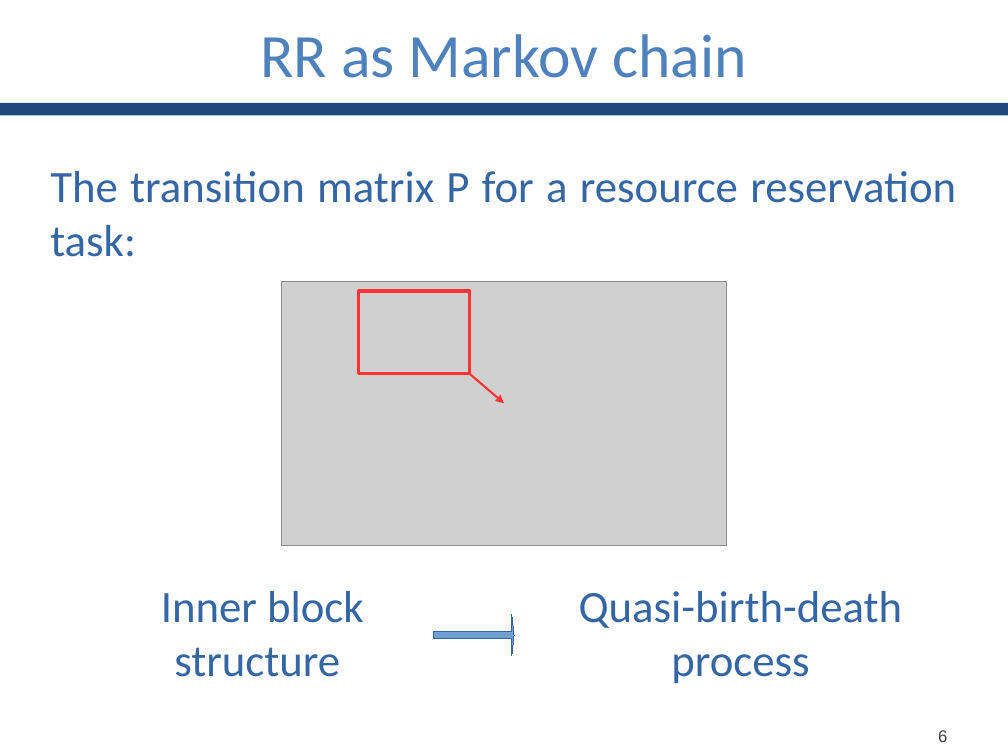
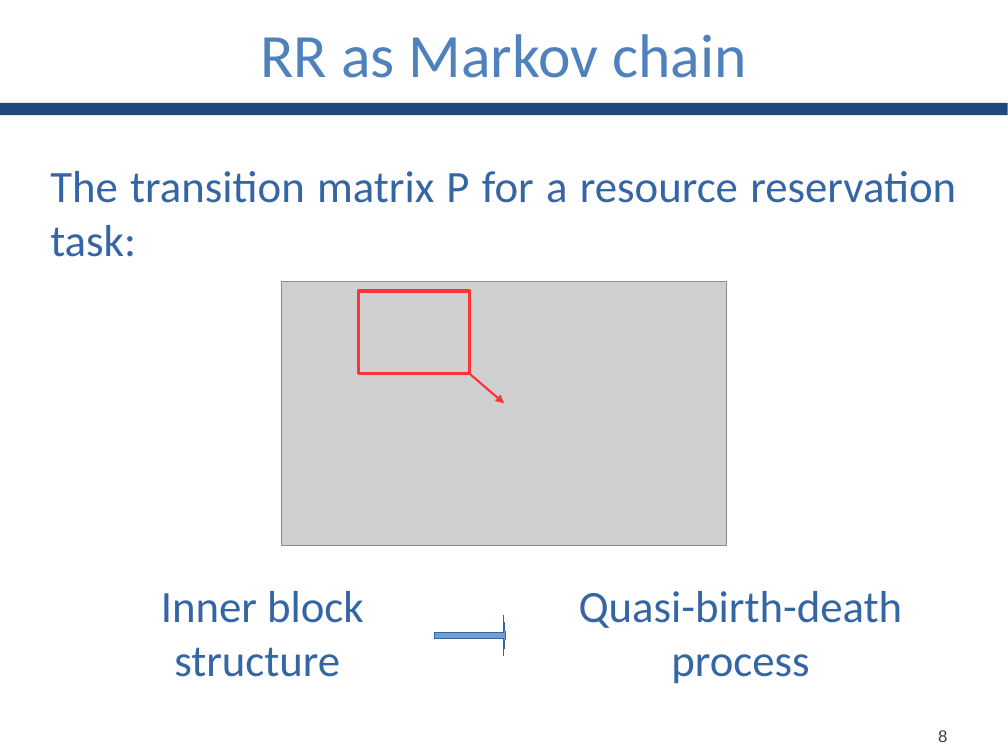
Before and after one commit to GianlucaBortoli/bachelorThesis, a slide deck: slide 9 of slides/slides.pptx (slide 7 before the commit). Drawn at 1008x756 pixels with LibreOffice and Linux fonts; fonts in the diff are those of the drawing; grey boxes stand for pictures. Boxes give left, top, right and bottom in pixels: in the first picture for what was removed or moved away, otherwise in the second. Text is boxed around its words. In the diff, an @@ line names an element or a change of style, - is before the commit and + after.

```diff
--- a/slides/slides.pptx
+++ b/slides/slides.pptx
@@ right arrow: place and size @@
-right arrow at (433, 615, 514, 655)
+right arrow at (434, 615, 505, 655)
```
Also in this commit, not shown: 5 other slides changed, 2 slides added.
